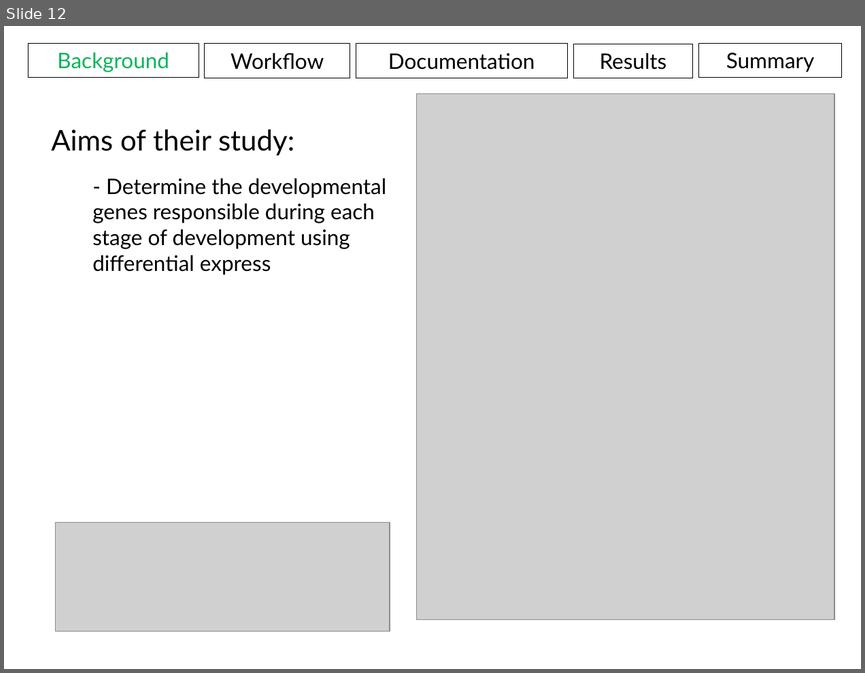
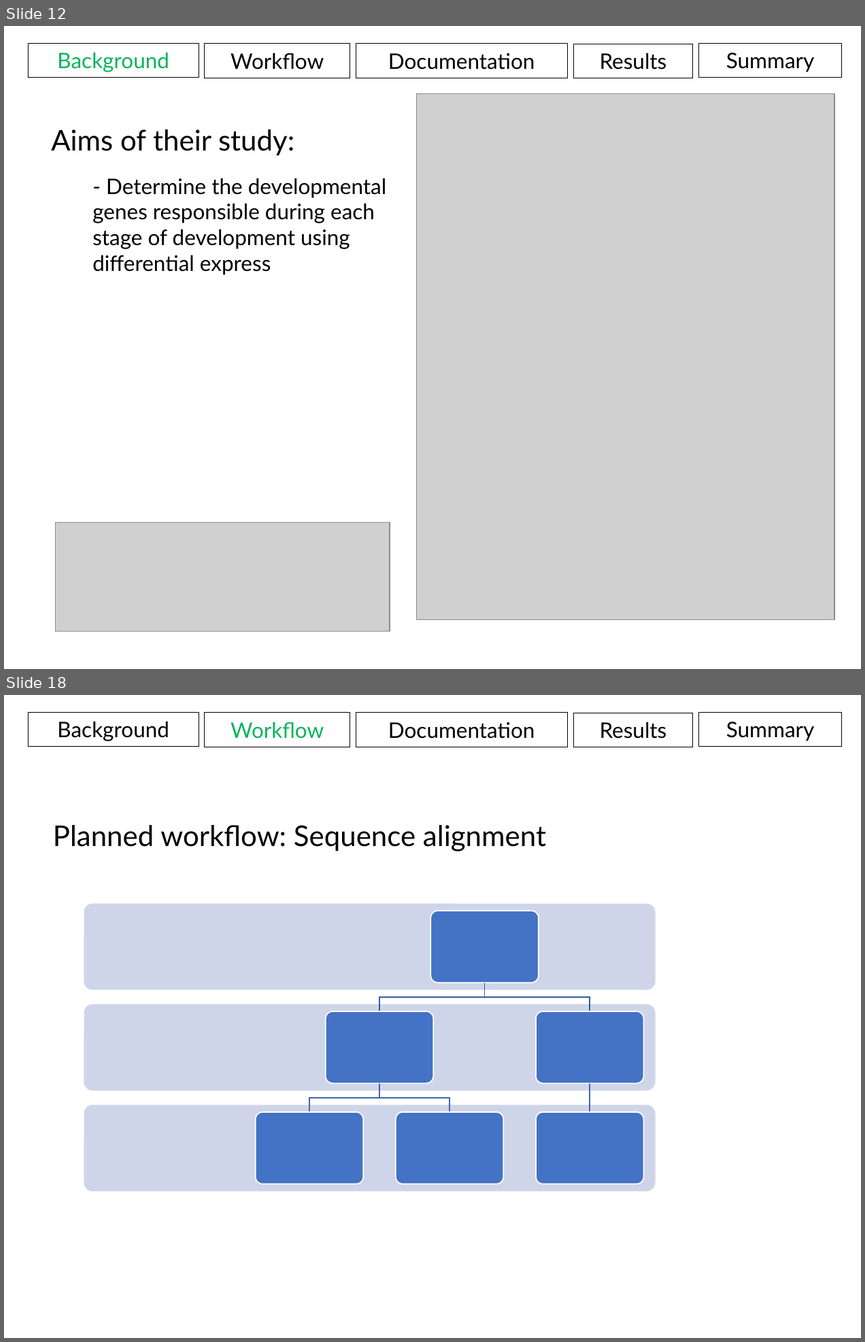
Before and after one commit to aweeger/BCB546X_FinalGroup, a slide deck: Presentation.pptx. Shown one above the other, each under a label of ours: slide 12 before the commit, slides 12 and 18 after it; the slides between them are not shown. The pictures are 865x673 and 865x1342 pixels, drawn with LibreOffice and Linux fonts; fonts in the diff are those of the drawing; grey boxes stand for pictures. Boxes give left, top, right and bottom in pixels: in the first picture for what was removed or moved away, otherwise in the second. Text is boxed around its words. In the diff, an @@ line names an element or a change of style, - is before the commit and + after.

```diff
--- a/Presentation.pptx
+++ b/Presentation.pptx
@@ slide 18 added at <box>4,695,861,1338</box>, background #FFFFFF @@
@@ rectangle added at <box>28,712,198,747</box>, outline #000000 0.75 pt, 18 pt, text #000000 @@
+Background
@@ rectangle added at <box>205,713,350,747</box>, outline #000000 0.75 pt, 18 pt, text #0AB45A @@
+Workflow
@@ rectangle added at <box>356,713,567,747</box>, outline #000000 0.75 pt, 18 pt, text #000000 @@
+Documentation
@@ rectangle added at <box>574,713,692,747</box>, outline #000000 0.75 pt, 18 pt, text #000000 @@
+Results
@@ rectangle added at <box>699,712,841,747</box>, outline #000000 0.75 pt, 18 pt, text #000000 @@
+Summary
@@ text added at <box>53,825,546,851</box>, 24 pt, text #000000 @@
+Planned workflow: Sequence alignment
@@ group added at <box>84,903,655,1191</box>: 9 rounded rectangles, 5 freeform shapes @@
```
Also in this commit, not shown: 4 slides changed, 13 other slides added, 1 slide removed.
